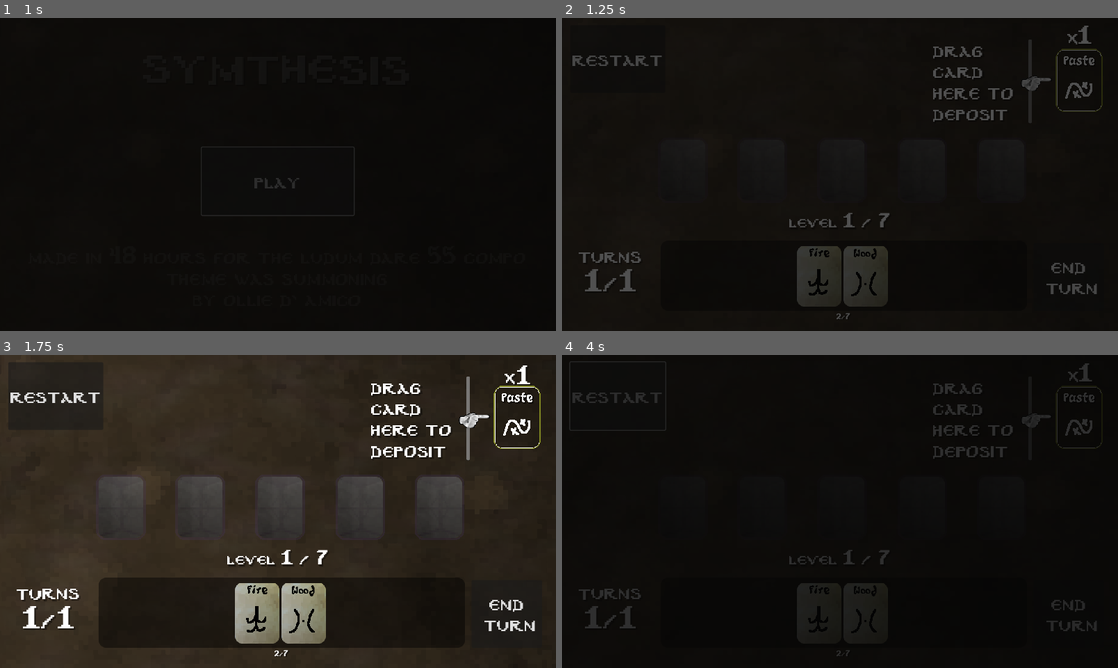
Above: before the commit, frames 1-4 (two rows, left to right).
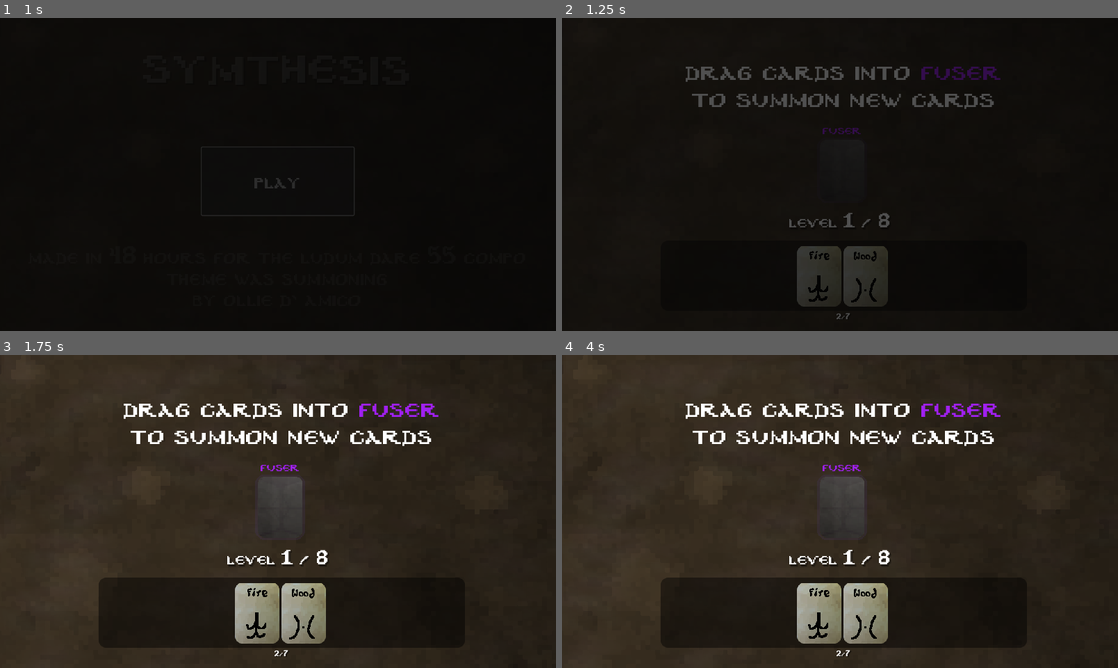
Above: after the commit, the same moments.

Repository: ollie-d/ld55
Game: Godot game, scene res://Scenes/main_menu.tscn
The game is run twice, just before and just after one commit, with the same random seed, the same clock (stepped at 60 frames per second) and the same inputs.
Inputs (mouse positions are in pixels of both pictures, inside the frame that each line leads up to):
- Up to frame 1 (1 s): click "Play" at 0.5 s
- Up to frame 2 (1.25 s): no input
- Up to frame 3 (1.75 s): click (505, 614) at 1.25 s, where only the run before the commit has a clickable "End Turn"
- Up to frame 4 (4 s): click (617, 395) at 2 s, where only the run before the commit has a clickable "restart"; click (617, 395) at 2.75 s, where only the run before the commit has a clickable "restart"; click (617, 395) at 3.5 s, where only the run before the commit has a clickable "restart"

Frame 1 is identical in both runs. In frame 2, 4.6% of the frame differs, in the area x 1-98%, y 2-91%; in frame 3, 9.2%; in frame 4, 84%, in the area x 0-100%, y 0-100%.

Commit message:
tutorial is in a good state, just need to add the combination manual and instruct that and then mess with puzzle ordering and add a completion screen

Diff:
--- a/Godot/Scenes/Cards/base_card.tscn
+++ b/Godot/Scenes/Cards/base_card.tscn
@@ -41,9 +41,9 @@
 [node name="card_name" type="RichTextLabel" parent="."]
 unique_name_in_owner = true
 offset_left = -44.0
-offset_top = -57.0
+offset_top = -52.0
 offset_right = 46.0
-offset_bottom = -11.0
+offset_bottom = -6.0
 mouse_filter = 1
 theme_override_colors/default_color = Color(0, 0, 0, 1)
 theme_override_fonts/normal_font = ExtResource("3_4egxv")
@@ -56,7 +56,7 @@
 
 [node name="card_symbol" type="Sprite2D" parent="."]
 unique_name_in_owner = true
-position = Vector2(0, 14)
+position = Vector2(0, 27)
 texture = ExtResource("2_gbw3k")
 
 [node name="ColorRect" type="ColorRect" parent="."]
@@ -85,6 +85,7 @@
 vertical_alignment = 1
 
 [node name="tooltip" type="Node2D" parent="."]
+unique_name_in_owner = true
 position = Vector2(101, -111)
 
 [node name="tooltip_bg" type="Sprite2D" parent="tooltip"]
--- a/Godot/Scenes/fuser.tscn
+++ b/Godot/Scenes/fuser.tscn
@@ -1,10 +1,11 @@
-[gd_scene load_steps=8 format=3 uid="uid://bn3bc0f3yocbf"]
+[gd_scene load_steps=9 format=3 uid="uid://bn3bc0f3yocbf"]
 
 [ext_resource type="Shader" path="res://Shaders/fuser.gdshader" id="1_02ch5"]
 [ext_resource type="Script" path="res://Scripts/fuser.gd" id="1_3rie4"]
 [ext_resource type="Texture2D" uid="uid://cwdh7j0wsc23j" path="res://Assets/Cards/fuser_2.png" id="3_1x1oo"]
 [ext_resource type="AudioStream" uid="uid://bt710gx1mi5h1" path="res://Assets/Sounds/placed_sound_000.wav" id="4_72pdg"]
 [ext_resource type="AudioStream" uid="uid://cd67h83k8qv2g" path="res://Assets/Sounds/bottle_blow_processed.wav" id="5_vvfxb"]
+[ext_resource type="FontFile" uid="uid://5jyr46vusbmc" path="res://Assets/Cards/PixelByzantine_2.ttf" id="6_4pu5d"]
 
 [sub_resource type="ShaderMaterial" id="ShaderMaterial_uk5p0"]
 shader = ExtResource("1_02ch5")
@@ -44,3 +45,15 @@
 [node name="activated_sound" type="AudioStreamPlayer2D" parent="."]
 unique_name_in_owner = true
 stream = ExtResource("5_vvfxb")
+
+[node name="hint_text" type="RichTextLabel" parent="."]
+unique_name_in_owner = true
+offset_left = -50.0
+offset_top = -98.0
+offset_right = 50.0
+offset_bottom = -52.0
+theme_override_fonts/normal_font = ExtResource("6_4pu5d")
+theme_override_font_sizes/normal_font_size = 31
+bbcode_enabled = true
+text = "[center][color=purple]Fuser[/color][/center]"
+scroll_active = false
--- a/Godot/Scenes/play_area.tscn
+++ b/Godot/Scenes/play_area.tscn
@@ -11,6 +11,7 @@
 [ext_resource type="FontFile" uid="uid://bl8p2kairyiyn" path="res://Assets/Fonts/PixelByzantine_old.ttf" id="8_pd3md"]
 [ext_resource type="FontFile" uid="uid://cligw5pqnisrc" path="res://Assets/Fonts/PixelByzantine_Edited.ttf" id="8_vro1s"]
 [ext_resource type="Shader" path="res://Shaders/cloud.gdshader" id="11_smyx4"]
+[ext_resource type="FontFile" uid="uid://5jyr46vusbmc" path="res://Assets/Cards/PixelByzantine_2.ttf" id="12_f2alh"]
 
 [sub_resource type="ShaderMaterial" id="ShaderMaterial_ta1x6"]
 shader = ExtResource("2_70ihb")
@@ -217,10 +218,10 @@
 unique_name_in_owner = true
 offset_left = 17.0
 offset_top = 15.0
-offset_right = 214.0
-offset_bottom = 155.0
+offset_right = 172.0
+offset_bottom = 159.0
 theme_override_fonts/font = ExtResource("8_pd3md")
-theme_override_font_sizes/font_size = 48
+theme_override_font_sizes/font_size = 36
 text = "restart"
 
 [node name="deposit" parent="." instance=ExtResource("5_6mqob")]
@@ -300,6 +301,78 @@
 [node name="AudioListener2D" type="AudioListener2D" parent="."]
 position = Vector2(583, 320)
 current = true
+
+[node name="tut_text0" type="RichTextLabel" parent="."]
+unique_name_in_owner = true
+visible = false
+offset_left = 222.0
+offset_top = 80.0
+offset_right = 946.0
+offset_bottom = 235.0
+theme_override_fonts/normal_font = ExtResource("12_f2alh")
+theme_override_font_sizes/normal_font_size = 64
+bbcode_enabled = true
+text = "[center][shake level=2 rate=2]Drag cards into[/shake] [color=purple]fuser[/color][shake level=2 rate=2] to summon new cards[/shake][/center]"
+
+[node name="tut_text1" type="RichTextLabel" parent="."]
+unique_name_in_owner = true
+visible = false
+offset_left = 221.0
+offset_top = 33.0
+offset_right = 945.0
+offset_bottom = 238.0
+theme_override_fonts/normal_font = ExtResource("12_f2alh")
+theme_override_font_sizes/normal_font_size = 64
+bbcode_enabled = true
+text = "[center][shake level=2 rate=2]Hover over [color=#880015]special cards[/color] to read their effects[/shake][/center]"
+
+[node name="tut_text2" type="RichTextLabel" parent="."]
+unique_name_in_owner = true
+visible = false
+offset_left = 221.0
+offset_top = 71.0
+offset_right = 945.0
+offset_bottom = 276.0
+theme_override_fonts/normal_font = ExtResource("12_f2alh")
+theme_override_font_sizes/normal_font_size = 64
+bbcode_enabled = true
+text = "[center][shake level=2 rate=2]Effects only take place once you end your turn[/shake][/center]"
+
+[node name="tut_text3" type="RichTextLabel" parent="."]
+unique_name_in_owner = true
+visible = false
+offset_left = 221.0
+offset_top = 35.0
+offset_right = 945.0
+offset_bottom = 240.0
+theme_override_fonts/normal_font = ExtResource("12_f2alh")
+theme_override_font_sizes/normal_font_size = 64
+bbcode_enabled = true
+text = "[center][shake level=2 rate=2]Complete the requirements before your turns run out[/shake][/center]"
+
+[node name="tut_text4" type="RichTextLabel" parent="."]
+unique_name_in_owner = true
+visible = false
+offset_left = 221.0
+offset_top = 43.0
+offset_right = 945.0
+offset_bottom = 248.0
+theme_override_fonts/normal_font = ExtResource("12_f2alh")
+theme_override_font_sizes/normal_font_size = 64
+bbcode_enabled = true
+text = "[center][shake level=2 rate=2]The ent and the imp form an effective ash factory[/shake][/center]"
+
+[node name="tut_text5" type="RichTextLabel" parent="."]
+unique_name_in_owner = true
+visible = false
+offset_left = 221.0
+offset_top = 40.0
+offset_right = 945.0
+offset_bottom = 245.0
+theme_override_fonts/normal_font = ExtResource("12_f2alh")
+theme_override_font_sizes/normal_font_size = 64
+bbcode_enabled = true
+text = "[center][shake level=2 rate=2]Play around with combination, summoning is a creative process[/shake][/center]"
 
 [connection signal="pressed" from="Button" to="." method="_on_button_pressed"]
 [connection signal="pressed" from="Button2" to="." method="_on_button_2_pressed"]
--- a/Godot/Scripts/Cards/base_card.gd
+++ b/Godot/Scripts/Cards/base_card.gd
@@ -22,6 +22,8 @@
 var default_z = 1.0
 var original_position
 
+var locked_in_place = false
+
 var being_destroyed = false
 
 var home_object
@@ -31,9 +33,11 @@
 signal card_placed_in_fuser
 signal card_placed_in_hand
 signal mana_added
+signal card_hovered
 
 # Called when the node enters the scene tree for the first time.
 func _ready():
+	%tooltip.visible = false
 	if global.DEBUG:
 		$ColorRect.visible = true
 		$z.visible = true
@@ -193,6 +197,7 @@
 	r.randomize()
 	%hover_sound.pitch_scale = r.randf_range(0.9, 1.2)
 	%hover_sound.play()
+	emit_signal("card_hovered")
 
 
 func _on_area_2d_mouse_entered():
@@ -210,7 +215,7 @@
 
 func _on_area_2d_input_event(viewport, event, shape_idx):
 	pass
-	if (event is InputEventMouseButton) and (!global.turn_ended):
+	if (event is InputEventMouseButton) and (!global.turn_ended) and (!locked_in_place):
 		# Detect start of drag
 		if (event.button_index == 1) and (event.pressed == true) and (hovered) and (not being_dragged):
 			being_dragged = true
--- a/Godot/Scripts/Globals/global.gd
+++ b/Godot/Scripts/Globals/global.gd
@@ -22,13 +22,14 @@
 var num_levels: int
 
 var levels = {
-	0: {'starting_resources':['fire','wood'], 'deposit':{'card_type':'paste', 'quantity':1}, 'max_turns': 1},
-	1: {'starting_resources':['fire','wood','water'], 'deposit':{'card_type':'paste', 'quantity':1}, 'max_turns': 1},
-	2: {'starting_resources':['imp'], 'deposit':{'card_type':'fire', 'quantity':3}, 'max_turns': 3},
-	3: {'starting_resources':['squid', 'fire', 'wood'], 'deposit':{'card_type':'ash', 'quantity':3}, 'max_turns': 5},
-	4: {'starting_resources':['eye_of_newt', 'fire', 'fire'], 'deposit':{'card_type':'imp', 'quantity':1}, 'max_turns': 5},
-	5: {'starting_resources':['newt','water', 'fire', 'fire', 'wood'], 'deposit':{'card_type':'imp', 'quantity':5}, 'max_turns': 10},
-	6: {'starting_resources':['fire', 'fire', 'wood', 'water', 'water', 'newt'], 'deposit':{'card_type':'demon', 'quantity':1}, 'max_turns': 10},
+	0: {'starting_resources':['fire','wood'], 'deposit':{'card_type':'ash', 'quantity':1}, 'max_turns': 1},
+	1: {'starting_resources':[], 'deposit':{'card_type':'fire', 'quantity':3}, 'max_turns': 3},
+	2: {'starting_resources':[], 'deposit':{'card_type':'ash', 'quantity':1}, 'max_turns': 2},
+	3: {'starting_resources':['fire','wood','water'], 'deposit':{'card_type':'paste', 'quantity':1}, 'max_turns': 3},
+	4: {'starting_resources':['squid', 'fire', 'wood'], 'deposit':{'card_type':'ash', 'quantity':3}, 'max_turns': 5},
+	5: {'starting_resources':['eye_of_newt', 'fire', 'fire'], 'deposit':{'card_type':'imp', 'quantity':1}, 'max_turns': 5},
+	6: {'starting_resources':['newt','water', 'fire', 'fire', 'wood'], 'deposit':{'card_type':'imp', 'quantity':5}, 'max_turns': 10},
+	7: {'starting_resources':['fire', 'fire', 'wood', 'water', 'water', 'newt'], 'deposit':{'card_type':'demon', 'quantity':1}, 'max_turns': 10},
 }
 
 var interact_table = {
@@ -50,16 +51,16 @@
 	card_types = {
 	'fire': {'card_type': 'fire', 'art': 'res://Assets/Cards/Symbols/fire.png', 'card_name': '[center]Fire[/center]', 'mana_cost': 1, 'tooltip': null},
 	'water': {'card_type': 'water', 'art': 'res://Assets/Cards/Symbols/water.png', 'card_name': '[center]Water[/center]', 'mana_cost': 1, 'tooltip': null},
-	'boiling_water': {'card_type': 'boiling_water', 'art': 'res://Assets/Cards/Symbols/boiling_water.png', 'card_name': '[shake][p][center]Boiling[/center][/p][p][center]Water[/center][/p][/shake]', 'mana_cost': 1, 'tooltip':tooltips.boiling_water},
+	'boiling_water': {'card_type': 'boiling_water', 'art': 'res://Assets/Cards/Symbols/boiling_water.png', 'card_name': '[shake][p][center][color=#880015]Boiling[/color][/center][/p][p][center][color=#880015]Water[/color][/center][/p][/shake]', 'mana_cost': 1, 'tooltip':tooltips.boiling_water},
 	'wood': {'card_type': 'wood', 'art': 'res://Assets/Cards/Symbols/wood.png', 'card_name': '[center]Wood[/center]', 'mana_cost': 1, 'tooltip':null},
 	'ash': {'card_type': 'ash', 'art': 'res://Assets/Cards/Symbols/ash.png', 'card_name': '[center]Ash[/center]', 'mana_cost': 1, 'tooltip':null},
-	'ent': {'card_type': 'ent', 'art': 'res://Assets/Cards/Symbols/ent.png', 'card_name': '[center][wave]Ent[/wave][/center]', 'mana_cost': 1, 'tooltip':tooltips.ent},
-	'imp': {'card_type': 'imp', 'art': 'res://Assets/Cards/Symbols/imp.png', 'card_name': '[center][wave]Imp[/wave][/center]', 'mana_cost': 1, 'tooltip':tooltips.imp},
-	'newt': {'card_type': 'newt', 'art': 'res://Assets/Cards/Symbols/newt.png', 'card_name': '[center][wave]Newt[/wave][/center]', 'mana_cost': 1, 'tooltip':tooltips.newt},
+	'ent': {'card_type': 'ent', 'art': 'res://Assets/Cards/Symbols/ent.png', 'card_name': '[center][wave][color=#880015]Ent[/color][/wave][/center]', 'mana_cost': 1, 'tooltip':tooltips.ent},
+	'imp': {'card_type': 'imp', 'art': 'res://Assets/Cards/Symbols/imp.png', 'card_name': '[center][wave][color=#880015]Imp[/color][/wave][/center]', 'mana_cost': 1, 'tooltip':tooltips.imp},
+	'newt': {'card_type': 'newt', 'art': 'res://Assets/Cards/Symbols/newt.png', 'card_name': '[center][wave][color=#880015]Newt[/color][/wave][/center]', 'mana_cost': 1, 'tooltip':tooltips.newt},
 	'eye_of_newt': {'card_type': 'eye_of_newt', 'art': 'res://Assets/Cards/Symbols/eye_of_newt.png', 'card_name': '[p][center]Eye of[/center][/p][p][center]Newt[/center][/p]', 'mana_cost': 1, 'tooltip':null},
 	'paste': {'card_type': 'paste', 'art': 'res://Assets/Cards/Symbols/paste.png', 'card_name': '[center]Paste[/center]', 'mana_cost': 1, 'tooltip':null},
-	'demon': {'card_type': 'demon', 'art': 'res://Assets/Cards/Symbols/demon.png', 'card_name': '[center][wave]Demon[/wave][/center]', 'mana_cost': 2, 'tooltip':tooltips.demon},
-	'squid': {'card_type': 'squid', 'art': 'res://Assets/Cards/Symbols/squid.png', 'card_name': '[center][wave]Squid[/wave][/center]', 'mana_cost': 2, 'tooltip':tooltips.squid},
+	'demon': {'card_type': 'demon', 'art': 'res://Assets/Cards/Symbols/demon.png', 'card_name': '[center][wave][color=#880015]Demon[/color][/wave][/center]', 'mana_cost': 2, 'tooltip':tooltips.demon},
+	'squid': {'card_type': 'squid', 'art': 'res://Assets/Cards/Symbols/squid.png', 'card_name': '[center][wave][color=#880015]Squid[/color][/wave][/center]', 'mana_cost': 2, 'tooltip':tooltips.squid},
 	}
 
 	if !enable_mana:
--- a/Godot/Scripts/deposit.gd
+++ b/Godot/Scripts/deposit.gd
@@ -8,6 +8,7 @@
 var deposit_type = 'fire'
 
 signal level_complete
+signal valid_deposit
 
 func _init():
 	is_deposit = true # godot pls let me ignore errors when you're wrong :(
@@ -58,6 +59,8 @@
 		print("got a valid deposit")
 		play_deposit_sound()
 		deposits_left -= 1
+		print('emitting valid deposit')
+		emit_signal("valid_deposit")
 		update_text()
 
 		# Remove card from hand/fuser
--- a/Godot/Scripts/fuser.gd
+++ b/Godot/Scripts/fuser.gd
@@ -20,6 +20,11 @@
 		$Label.text = str(child.card_type)
 	else:
 		$Label.text = 'null'
+
+	if global.current_level < 2:
+		%hint_text.visible = true
+	else:
+		%hint_text.visible = false
 
 
 func add_card(card: Card) -> bool:
--- a/Godot/Scripts/play_area.gd
+++ b/Godot/Scripts/play_area.gd
@@ -2,6 +2,8 @@
 
 # keep track of all valid fusers in play area
 var fusers = []
+
+signal card_created
 
 # Called when the node enters the scene tree for the first time.
 func _ready():
@@ -47,6 +49,18 @@
 	load_level()
 
 
+func add_all_fusers():
+	fusers = []
+	fusers.append($Fuser)
+	fusers.append($Fuser2)
+	fusers.append($Fuser3)
+	fusers.append($Fuser4)
+	fusers.append($Fuser5)
+
+	for fuser in fusers:
+		fuser.visible = true
+
+
 func clear_play_area():
 	# Remove all cards from fusers and hand
 	global.mana = global.mana_max
@@ -62,6 +76,16 @@
 func _process(delta):
 	pass
 
+func toggle_main_ui_visibility(state: bool):
+	# Toggles the state of all of the important UI elements
+	toggle_turns_visibility(state)
+	%deposit.visible = state
+	%end_turn.visible = state
+	%restart.visible = state
+
+func toggle_turns_visibility(state: bool):
+	$turns_label.visible = state
+	$turns_title.visible = state
 
 func load_level():
 	clear_play_area()
@@ -78,8 +102,98 @@
 	global.turns_taken = 0
 	global.max_turns = global.levels[global.current_level]['max_turns']
 	update_turns()
-
 	update_mana()
+
+	# Hide all tutorial stuff by default
+	%tut_text0.visible = false
+	%tut_text1.visible = false
+	%tut_text2.visible = false
+	%tut_text3.visible = false
+	%tut_text4.visible = false
+	%tut_text5.visible = false
+	%deposit.hide_tutorial()
+
+	# Handle tutorial levels
+	if global.current_level == 0:
+		# Hide UI elements
+		%tut_text0.visible = true
+		toggle_main_ui_visibility(false)
+
+		# Only keep center fuser
+		for fuser in fusers:
+			fuser.visible = false
+		fusers = [$Fuser3]
+		$Fuser3.visible = true
+
+		await $Fuser3.create_card_in_fuser
+
+		%tut_text0.visible = false
+		%deposit.show_tutorial()
+		%deposit.visible = true
+
+		await %deposit.level_complete
+		%deposit.hide_tutorial()
+
+	elif global.current_level == 1:
+		toggle_main_ui_visibility(false)
+		%tut_text1.visible = true
+		%deposit.visible = true
+		for fuser in fusers:
+			fuser.visible = false
+		fusers = [$Fuser2, $Fuser3, $Fuser4]
+		for fuser in fusers:
+			fuser.visible = true
+		create_card_in_fuser($Fuser3, 'imp')
+
+		$Fuser3.child.locked_in_place = true
+
+		await $Fuser3.child.card_hovered
+
+		%tut_text1.visible = false
+		%end_turn.visible = true
+		%tut_text2.visible =true
+
+		await self.card_created
+		%tut_text2.visible = false
+		%deposit.show_tutorial()
+
+		await %deposit.valid_deposit
+
+		%deposit.hide_tutorial()
+		%tut_text3.visible = true
+
+		toggle_turns_visibility(true)
+
+		await %deposit.level_complete
+		%tut_text3.visible = false
+
+	elif global.current_level == 2:
+		toggle_main_ui_visibility(true)
+		%restart.visible = false
+		for fuser in fusers:
+			fuser.visible = false
+		fusers = [$Fuser2, $Fuser3, $Fuser4]
+		for fuser in fusers:
+			fuser.visible = true
+
+		create_card_in_fuser($Fuser2, 'imp')
+		create_card_in_fuser($Fuser4, 'ent')
+
+		$Fuser2.child.locked_in_place = true
+		$Fuser4.child.locked_in_place = true
+
+		%tut_text4.visible = true
+
+	elif global.current_level == 3:
+		%tut_text4.visible = false
+		%tut_text5.visible = true
+		%restart.visible = true
+
+		await self.card_created
+		%tut_text5.visible = false
+
+	else:
+		add_all_fusers()
 
 
 func reset_level():
@@ -175,16 +289,17 @@
 		# If fuser is not empty, have child perform action
 		if fuser.child != null:
 			fuser.play_activated_sound()
-			if i == 0:
+			if i == 0 and len(fusers) >= 2:
 				perform_action(null, fuser, fusers[i+1])
-			elif i == len(fusers)-1:
+			elif (i == len(fusers)-1) and (len(fusers) >= 2):
 				perform_action(fusers[i-1], fuser, null)
 			else:
-				perform_action(fusers[i-1], fuser, fusers[i+1])
+				if len(fusers) >= 3:
+					perform_action(fusers[i-1], fuser, fusers[i+1])
 
 		var timer = Timer.new()
 		add_child(timer)
-		timer.wait_time = 0.250
+		timer.wait_time = 0.3
 		timer.one_shot = true
 		timer.start()
 		await timer.timeout
@@ -246,6 +361,7 @@
 			card.destroy()
 	elif fuser != null and hand == null:
 		if fuser.add_card(card):
+			emit_signal("card_created")
 			card.in_fuser()
 			card.home_object = fuser
 		else:
@@ -253,6 +369,7 @@
 		pass
 	elif fuser == null and hand != null:
 		hand.add_card(card)
+		emit_signal("card_created")
 		card.in_hand()
 
 
--- a/Godot/Scripts/tooltips.gd
+++ b/Godot/Scripts/tooltips.gd
@@ -1,25 +1,25 @@
 extends Node2D
 
 var imp = """
-If possible, Create [wave amp=10 freq=5][color=red]1 fire[/color][/wave] in [color=purple]fuser[/color] to the right of card"""
+If possible, Summon [wave amp=10 freq=5][color=#27362A]1 fire[/color][/wave] in [color=purple]fuser[/color] to the right of card"""
 
 var ent = """
-If possible, Create [wave amp=10 freq=5][color=red]1 wood[/color][/wave] in [color=purple]fuser[/color] left of the card"""
+If possible, Summon [wave amp=10 freq=5][color=#27362A]1 wood[/color][/wave] in [color=purple]fuser[/color] left of the card"""
 
 var boiling_water = """
-If there are [wave amp=10 freq=5][color=red]3 imps[/color][/wave] in play, [shake]boil[/shake] them and summon [wave amp=10 freq=5][color=red]1 demon[/color][/wave]"""
+If there are [wave amp=10 freq=5][color=#880015]3 imps[/color][/wave] in play, [shake]boil[/shake] them and summon [wave amp=10 freq=5][color=red]1 demon[/color][/wave]"""
 
 var newt = """
-If card is created where [wave amp=10 freq=5][color=red]newt[/color][/wave] is, send card to [color=blue]hand[/color]"""
+If card is summoned where [wave amp=10 freq=5][color=#880015]newt[/color][/wave] is, send card to [color=blue]hand[/color]"""
 
 var demon = """
 
-Adds [wave amp=10 freq=5][color=red]1 water[/color][/wave],
-[wave amp=10 freq=5][color=red]1 fire[/color][/wave], and [wave amp=10 freq=5][color=red]1 wood[/color][/wave] to hand"""
+Adds [wave amp=10 freq=5][color=#27362A]1 water[/color][/wave],
+[wave amp=10 freq=5][color=#27362A]1 fire[/color][/wave], and [wave amp=10 freq=5][color=#27362A]1 wood[/color][/wave] to hand"""
 
 var squid = """
 
-Adds [wave amp=10 freq=5][color=red]water[/color][/wave] to all open [color=purple]fusers[/color]"""
+Adds [wave amp=10 freq=5][color=#27362A]water[/color][/wave] to all open [color=purple]fusers[/color]"""
 
 # Called when the node enters the scene tree for the first time.
 func _ready():
Not shown: 1 places in Godot/Scenes/play_area.tscn that only renumber resources
